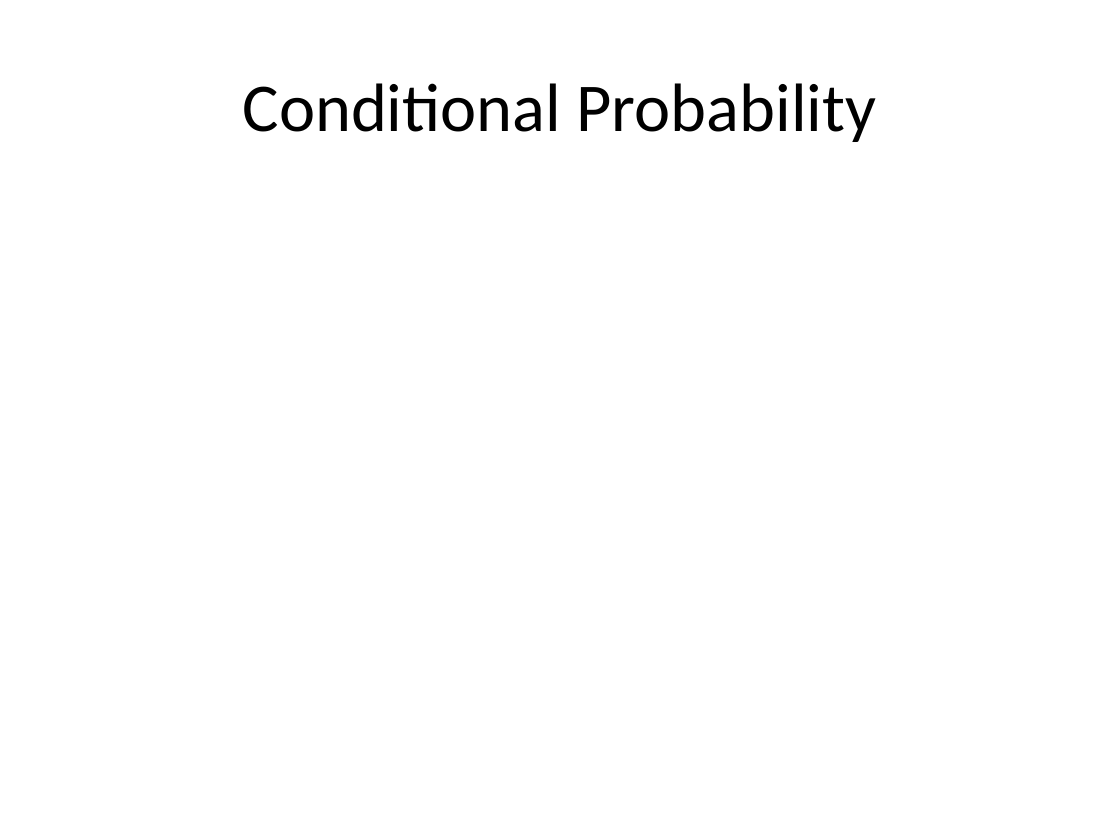
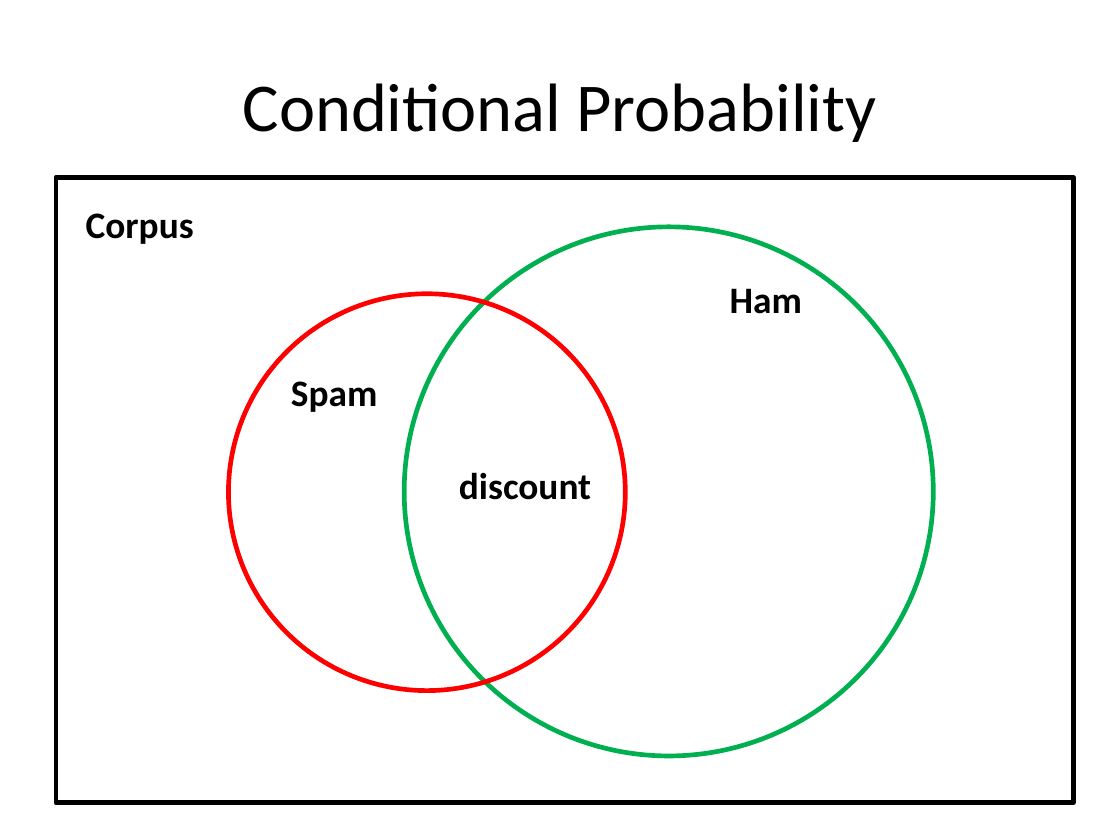
Before and after one commit to look4pritam/ArtificialIntelligence, a slide deck: slide 6 of MachineLearning/NaiveBayes/NaiveBayes.pptx. Drawn at 1120x840 pixels with LibreOffice and Linux fonts; fonts in the diff are those of the drawing. Boxes give left, top, right and bottom in pixels: in the first picture for what was removed or moved away, otherwise in the second. Text is boxed around its words. In the diff, an @@ line names an element or a change of style, - is before the commit and + after.

```diff
--- a/MachineLearning/NaiveBayes/NaiveBayes.pptx
+++ b/MachineLearning/NaiveBayes/NaiveBayes.pptx
@@ rectangle added at (x1=56, y1=177, x2=1073, y2=802), outline #000000 3 pt @@
@@ text added at (x1=86, y1=213, x2=194, y2=244), 24 pt, text #000000, bold @@
+Corpus
@@ ellipse added at (x1=404, y1=227, x2=933, y2=756), outline #00B050 3 pt @@
@@ ellipse added at (x1=228, y1=293, x2=625, y2=690), outline #FF0000 3 pt @@
@@ text added at (x1=730, y1=288, x2=802, y2=314), 24 pt, text #000000, bold @@
+Ham
@@ text added at (x1=291, y1=381, x2=377, y2=412), 24 pt, text #000000, bold @@
+Spam
@@ text added at (x1=459, y1=472, x2=591, y2=500), 24 pt, text #000000, bold @@
+discount
```
Also in this commit, not shown: 1 other slide changed, 1 slide added.
